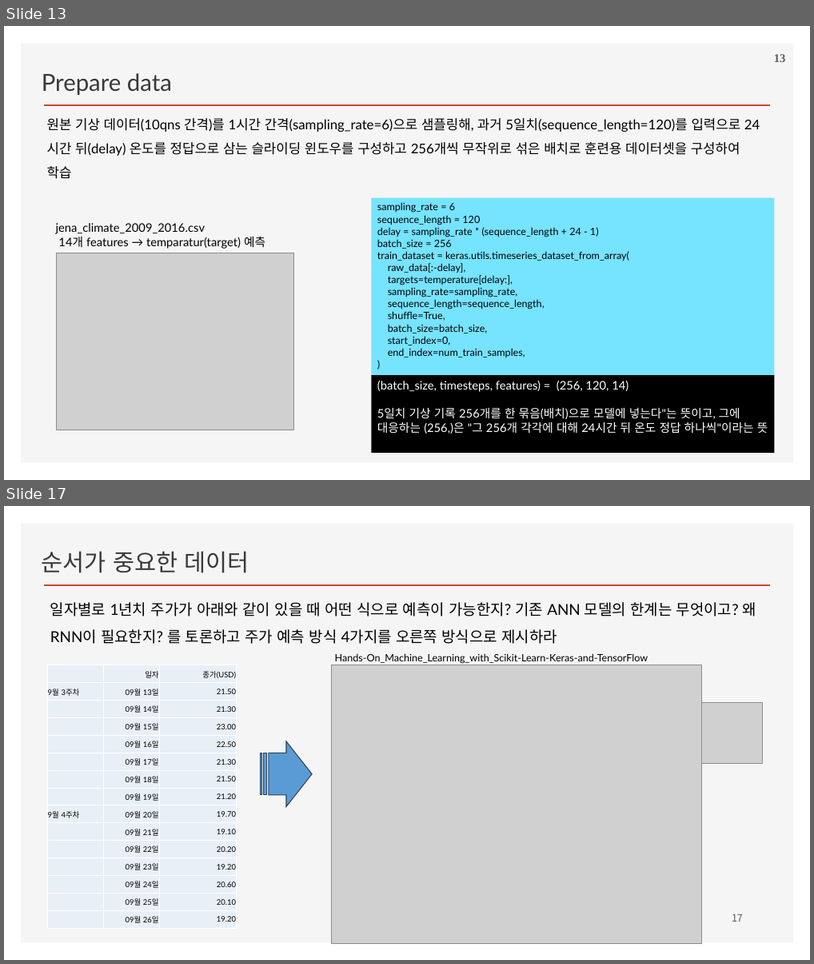
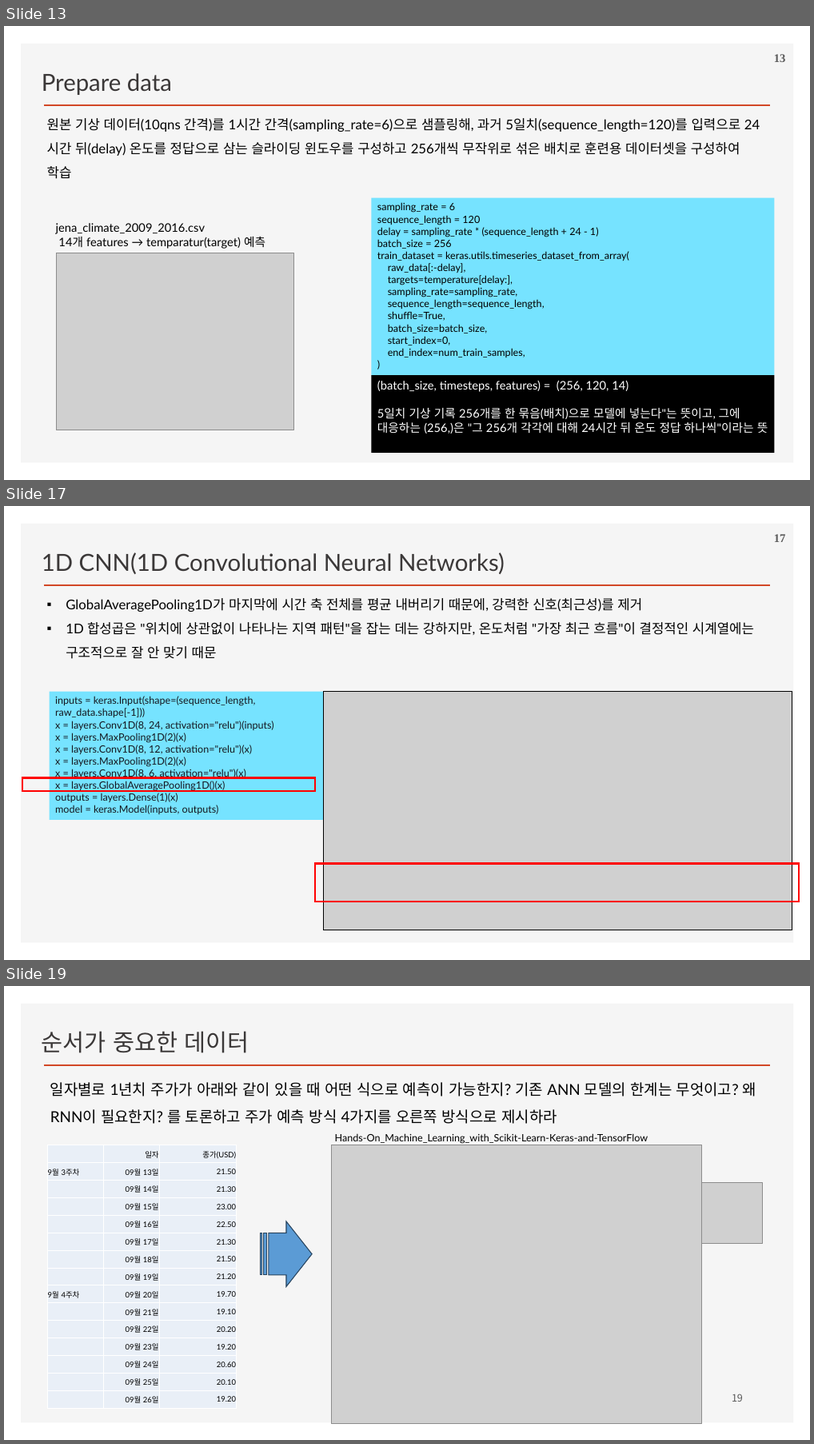
Before and after one commit to ancestor9/2026_Fall_Deep-Learning-with-Python, a slide deck: Chapter 13 Timeseries forecasting.pptx. Shown one above the other, each under a label of ours: slides 13 and 17 before the commit, slides 13, 17 and 19 after it; the slides between them are not shown. The pictures are 814x964 and 814x1444 pixels, drawn with LibreOffice and Linux fonts; fonts in the diff are those of the drawing; grey boxes stand for pictures; background and template pictures are left out. Boxes give left, top, right and bottom in pixels: in the first picture for what was removed or moved away, otherwise in the second. Text is boxed around its words. In the diff, an @@ line names an element or a change of style, - is before the commit and + after.

```diff
--- a/Chapter 13 Timeseries forecasting.pptx
+++ b/Chapter 13 Timeseries forecasting.pptx
@@ slide 17 added at [4,506,810,960], background #FFFFFF; not listed: 2 template elements that a slide beside it also shows @@
@@ text added at [42,552,505,574], 28 pt, text #3B3838 @@
+1D CNN(1D Convolutional Neural Networks)
@@ page number added at [774,534,786,542], 14 pt, text #595959, bold @@
+17
@@ text added at [66,598,754,659], 16 pt, text #000000 @@
+▪ GlobalAveragePooling1D가 마지막에 시간 축 전체를 평균 내버리기 때문에, 강력한 신호(최근성)를 제거
+▪ 1D 합성곱은 "위치에 상관없이 나타나는 지역 패턴"을 잡는 데는 강하지만, 온도처럼 "가장 최근 흐름"이 결정적인 시계열에는 구조적으로 잘 안 맞기 때문
@@ rectangle added at [50,691,323,820], fill #76E3FF, 12 pt, text #14181F @@
+inputs = keras.Input(shape=(sequence_length, raw_data.shape[-1]))
+x = layers.Conv1D(8, 24, activation="relu")(inputs)
+x = layers.MaxPooling1D(2)(x)
+x = layers.Conv1D(8, 12, activation="relu")(x)
+x = layers.MaxPooling1D(2)(x)
+x = layers.Conv1D(8, 6, activation="relu")(x)
+x = layers.GlobalAveragePooling1D()(x)
+outputs = layers.Dense(1)(x)
+model = keras.Model(inputs, outputs)
@@ picture added at [323,691,792,929] @@
@@ rectangle added at [22,778,315,791], outline #FF0000 2.25 pt @@
@@ rectangle added at [315,864,799,902], outline #FF0000 2.25 pt @@
@@ what was slide 17 is now slide 19 @@
@@ page number at [732,1393,743,1401]: text changed @@
-17
+19
```
Also in this commit, not shown: 2 slides changed, 2 other slides added, 1 slide removed.
